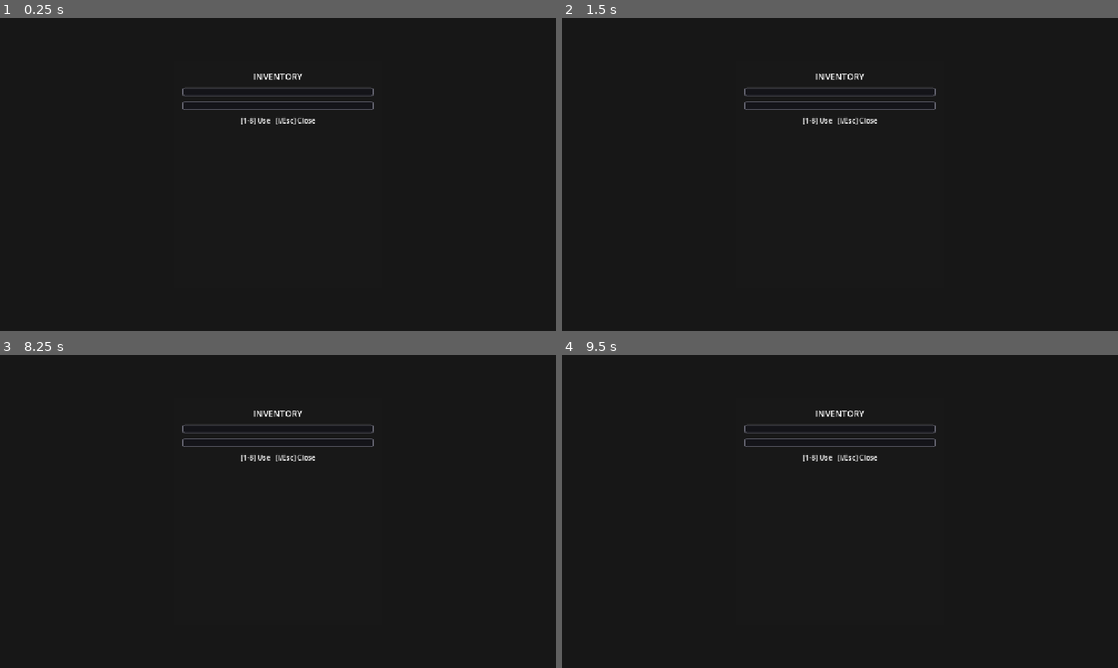
Above: before the commit, frames 1-4 (two rows, left to right).
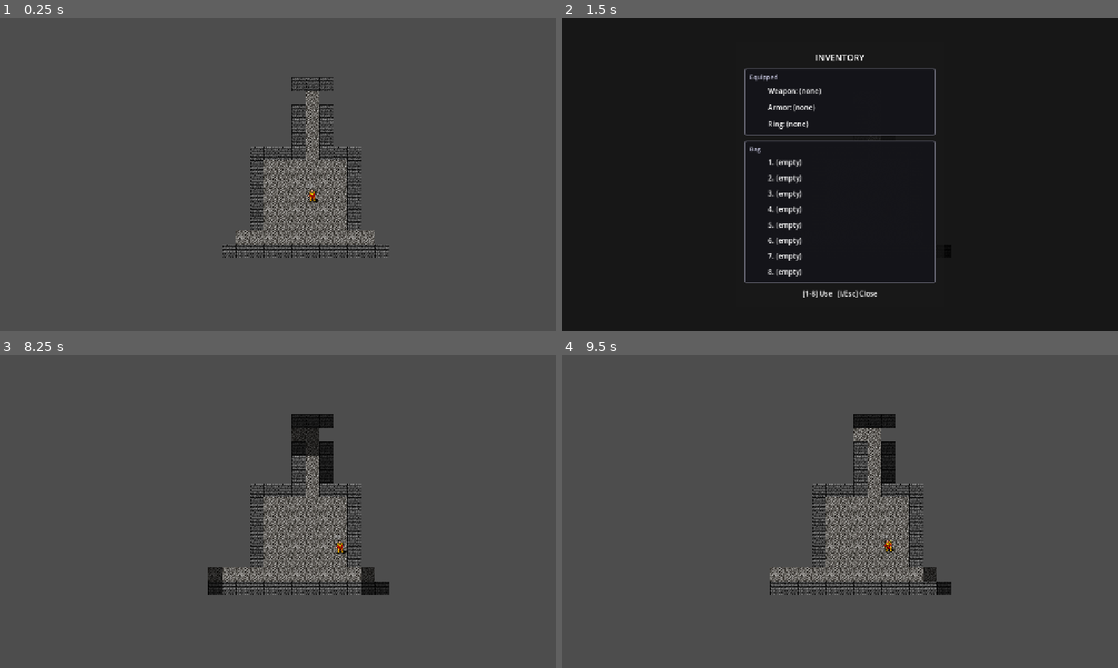
Above: after the commit, the same moments.

Repository: NicolasDeNigris91/Public_Roguelike
Game: Godot game, scene res://scenes/main.tscn
Same seed, same stepped clock (60 frames per second), same inputs: the game is played once before the commit and once after it.
Inputs:
- Up to frame 1 (0.25 s): no input
- Up to frame 2 (1.5 s): tap Enter at 0.5 s; hold Right 0.53-1.28 s; tap I at 0.6 s; tap Space at 1.25 s; hold Down from 1.28 s (still down); tap 1 at 1.35 s
- Up to frame 3 (8.25 s): tap Enter at 2, 3.5 s; release Down at 2.03 s; hold Right 2.03-2.78 s; tap 2 at 2.1 s; tap Space at 2.75, 4.25 s; hold Up 2.78-3.53 s; tap 3 at 2.85 s; hold Left 3.53-5.03 s; tap 4 at 3.6 s; tap 5 at 4.35 s; hold Down 5.03-5.78 s; tap 6 at 5.1 s; hold Right 5.78-6.53 s; tap 7 at 5.85 s; hold Up 6.53-7.28 s; tap 8 at 6.6 s; hold Right 7.28-8.03 s; tap R at 7.35 s; hold Down from 8.03 s (still down); tap I at 8.1 s
- Up to frame 4 (9.5 s): release Down at 8.78 s; hold Left from 8.78 s (still down); tap 1 at 8.85 s

The runs differ from the first frame. In frame 1, 98% of the frame differs, in the area x 0-100%, y 0-100%; in frame 2, 2.4%; in frame 3, 97%; in frame 4, 97%.
Error before the commit: Parse Error: Class "AudioManager" hides an autoload singleton. (res://scripts/audio_manager.gd:1)

Commit message:
fix: remove class_name from AudioManager to resolve autoload collision

Diff:
--- a/scripts/audio_manager.gd
+++ b/scripts/audio_manager.gd
@@ -1,5 +1,7 @@
-class_name AudioManager
 extends Node
+# NOTE: intentionally no `class_name AudioManager` — it collides with the
+# autoload singleton of the same name (project.godot). Autoload is accessed
+# globally as `AudioManager`; no class_name registration needed.
 
 const _SFX_POOL_SIZE: int = 8
 
